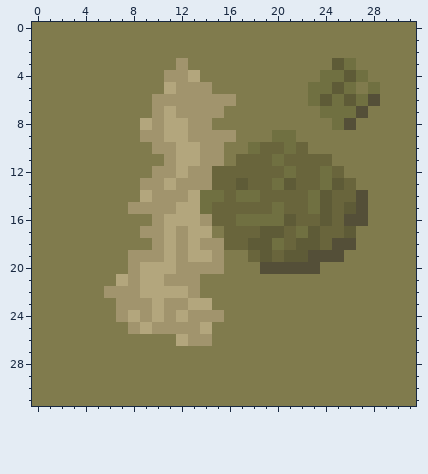
Two versions of one pixel-art sprite, client/assets/sprites/tiles/grass/grass1.png. Above is the file before it was changed.
The file is 32x32 pixels. Colours within 5 levels of each other are drawn and written as one.
New version:
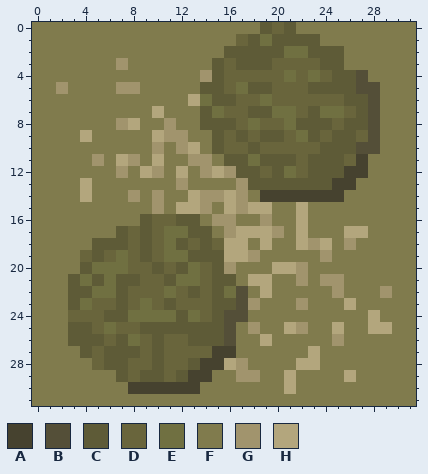
Palette (. is transparent): A #46422f  B #544f38  C #5e5b37  D #69653c  E #707041  F #807b4d  G #a1946d  H #b3a67d
Change:
Changed rows in their new state; - is an unchanged pixel.
first column x 2:
 0 -----------------CDC--------
 1 ---------------DCECCCC------
 2 --------------CCCCCEECCC----
 3 -----G----F--CDCCCDDDDC-F---
 4 ---------FFFGCDDDDDEDEDC-B--
 5 G----GG--FFFCCDECCDDDCC-CBB-
 6 --------FFFHECCDDEDDDDDD-C--
 7 --------HFFFCEDDCCEEDC--DCB-
 8 -----GHFFGFFCCCDEDDECCCDCCB-
 9 --H----FHGGFFCDCDCCDECDCCDB-
10 ---------FG-FCDDC--D-DCCCBB-
11 ---G-HG-HFFG-FCCECCC-CCCDA--
12 -----G-H-F-F-HGCC-C--CCCAA--
13 --H----FFF-FFFFGCCC-CCCAA---
14 --H---GF-FF-GGHGFAAAAAAAFF--
15 ------FF-F--GFHGHHFFHFFFFF--
16 -------CDDCCFGGFFGFFHFFFFF--
17 -----CDCDEECC-GHHHGFHFFFHH--
18 ---CCCDCDECDCDHHFHFFHGHFG---
19 --DCDEDCDEECCCHHGFFFFFGF----
20 --CEEEDDCDCEDCG--FHHGF------
21 -CECECCDDCEEDCC-HH--G-GG----
22 -CCEECDDDEDCDCEB-H-----G---G
23 -CEDDCDEDCDDDCCBG---G---H---
24 -DDDCCEEEECEDCBB----------H-
25 -CCDEDDCCCCCCCB-G--HG--H--HH
26 -CCCDCEDCDDCCCB--H-----G----
27 --CDCCCDCDDDDAA------H------
28 ---DCCDDCDDCAAHG----HH------
29 -----CDCCDCAA--GG--H----H---
30 ------AAAAAA-------H--------
